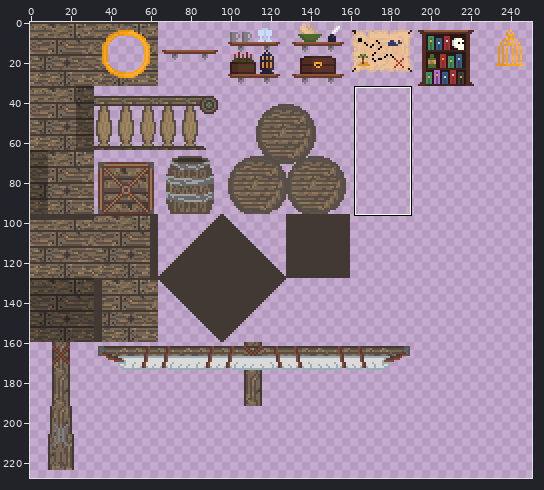
Sprite sheet -- assets/sprites/tileSet.png. The first picture is a wide view before the edit; the outline marks the close-up.
Close-up. As it was:
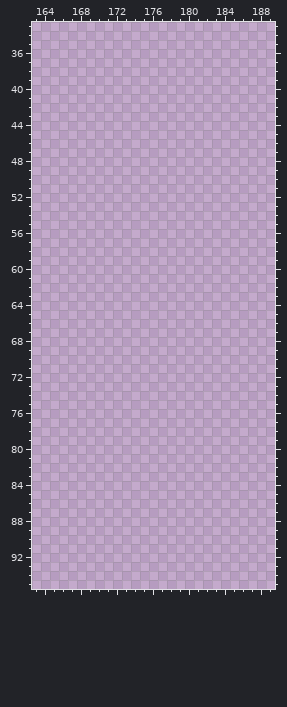
The file is 320x320 pixels. Colours within 5 levels of each other are drawn and written as one. Shown: x 163..189, y 33..95. The wide view leaves out empty margins.
The result:
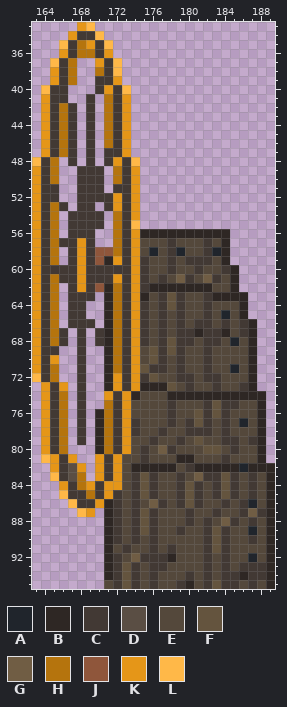
Palette (. is transparent): A #20252c  B #2e2724  C #423934  D #5a4e44  E #54483b  F #64543e  G #705d44  H #b5740d  J #8f563b  K #e59618  L #ffb848
Difference:
Changed rows in their new state; - is an unchanged pixel.
first column x 163:
33 -----KL--------------------
34 ----KCCL-------------------
35 ---LCHKCL------------------
36 ---KCHHCK------------------
37 --LCH--KCL-----------------
38 --KCH--HCL-----------------
39 --KCH--CCK-----------------
40 -LCC---CKCL----------------
41 -KCC--C-HCK----------------
42 -KCHC-C-HCK----------------
43 -KCHC-C-HCK----------------
44 -KCHC-C-HCK----------------
45 -KCHC-C-HCK----------------
46 -KCHC-C-HCK----------------
47 -KCHC-C-CCK----------------
48 LCH-C-C-CKCL---------------
49 KCH--CCC-HCK---------------
50 KCH--CCC-HCK---------------
51 KCC--CCC-CCK---------------
52 KCC--CCCCKCK---------------
53 KCHC-CC-CKCK---------------
54 KCH-CCCC-HCK---------------
55 KCH-CCCC-HCL---------------
56 KCH-CCC--HCKBBBBBBBBBB-----
57 KCHCCKC--HCKEEECEEECEB-----
58 KCH-CKCJJHCKEAECAEECAB-----
59 KCH-CKCJBKCKCEECECCCEB-----
60 KCCCCKCCCCCKCEECEECEECB----
61 KCHCCKCCCKCKCECEGCEGCEB----
62 KCH-CKCJBHCKCBBBBBBBEEB----
63 KCH-CCC-BHCKBECFCEECBBBB---
64 KCH-CC--BHCKCECFCEECEEEB---
65 KCH-CC--BHCKCECECEECEAEB---
66 KCH-CCC-BHCKCECECECCECECB--
67 KCHC-C-CBHCKCECECCBCCBECB--
68 KCHC-C-CBHCKCECFCCECCEAEB--
69 KCC--C--BHCKEFCFCEECEEEEB--
70 KCK--C--BHCKEFCECEECEEEEB--
71 KCH--C--BHCKFCCECEECEEAEB--
72 LCH--C--BKCKCFEECCECCEEEB--
73 -KCK-C--BKCKBBBFECEECEECB--
74 -KCH-C--KCKBEEEBBBBBBBBBBB-
75 -KCH-C--HCKEEEECEEECFCCEEB-
76 -KCH-C-BHCKEEEECEEFCFCEEEB-
77 -KCH-C-BHCKCEEECECFCECEAEB-
78 -KCH-C-BHCKCEECEECCCECEEEB-
79 -KCH-C-BHCKEECEECEFEECCECB-
80 -KCH---BHCKECEGCEEEFFECEEB-
81 -LKCK--KCKEECEEEBBEEECEEEB-
82 --KCDK-KCKEBBBBBECBBBBBABBB
83 --LCDH-KCKECFCEECEGCCFCECEB
84 ---KCHKCKKECFCEECFCECFCECEB
85 ---LCCHCKCECFCEECFCECFCECEB
86 ----LCCKBCECEGCECFCEECECAEB
87 -----LK-BCECFCEEECEECEECGCB
88 --------BCECFCEEECECEGCECEB
89 --------BCECFCEECEECFCEEAEB
90 --------BCECECEEEEECFCEECEB
91 --------BECEECECEEECFCEEEEB
92 --------BCEGCCCBEEECECEEAEB
93 --------BCFCECCEEEECECECCCB
94 --------BCFCECEEECECECCBCCB
95 --------ECFCECEECBECFCCECEB
Changed places in both close-ups, as pixel boxes (x1, y1, x2, y2):
added: (32, 22, 275, 589)
